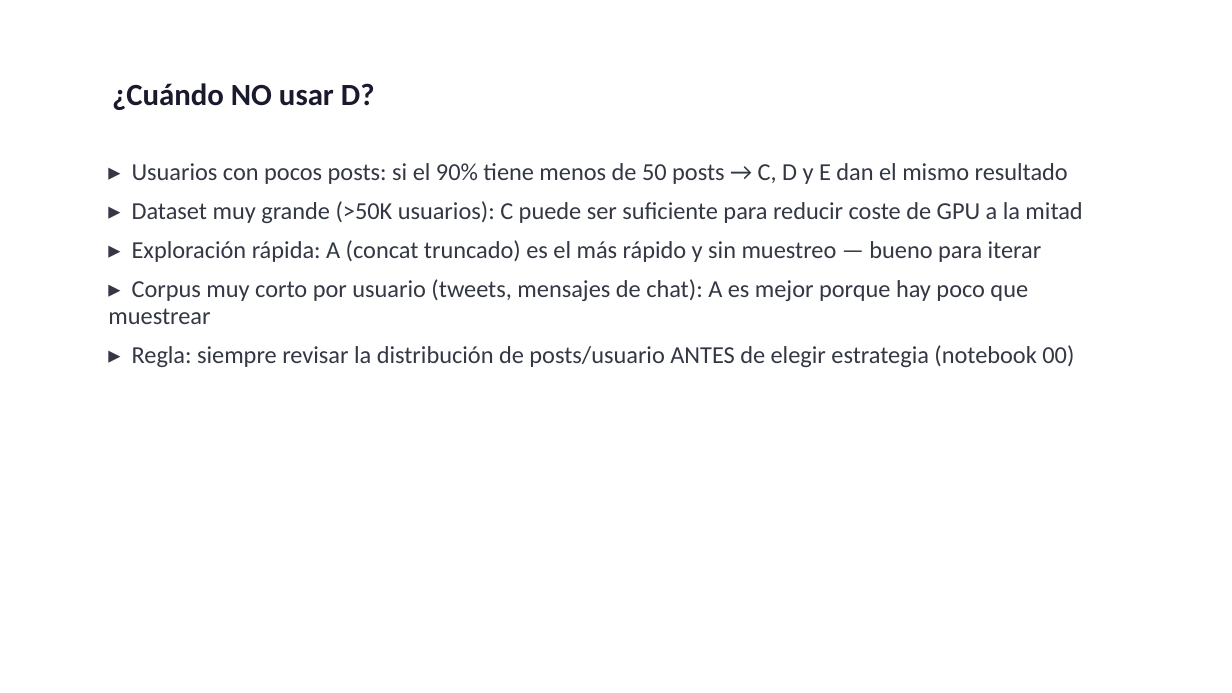
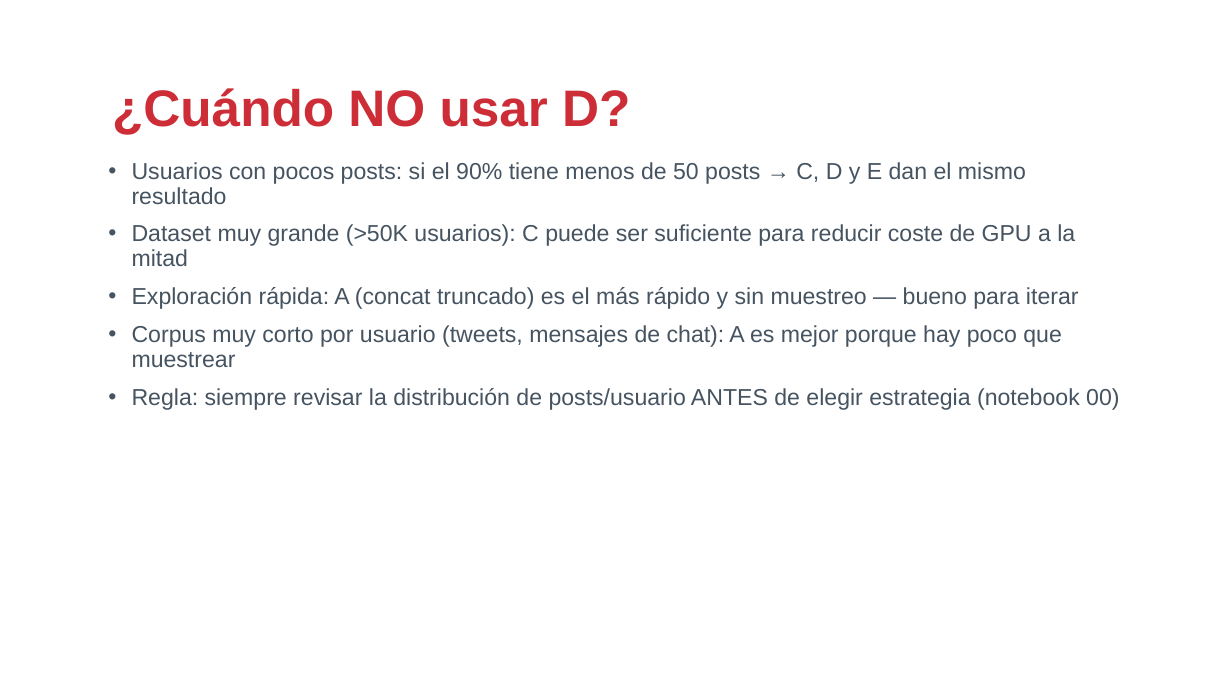
Before and after one commit to drj3ky11/FearOfTheDark, a slide deck: slide 9 of bloque2_ia/csbc26_b2_ia.pptx. Drawn at 1232x693 pixels with LibreOffice and Linux fonts; fonts in the diff are those of the drawing; background and template pictures are left out. Boxes give left, top, right and bottom in pixels: in the first picture for what was removed or moved away, otherwise in the second. Text is boxed around its words. In the diff, an @@ line names an element or a change of style, - is before the commit and + after.

```diff
--- a/bloque2_ia/csbc26_b2_ia.pptx
+++ b/bloque2_ia/csbc26_b2_ia.pptx
@@ text "¿Cuándo NO usar D?" at box(112, 88, 630, 135): size 24 to 40 pt, font Calibri to Arial, text colour #1A1A2E to #CD2D37 @@
@@ text at box(132, 162, 1119, 410): text changed; size 19 to 18 pt; font Calibri to Arial; text colour #333844 to #465461 @@
-▸ Usuarios con pocos posts: si el 90% tiene menos de 50 posts → C, D y E dan el mismo resultado
-▸ Dataset muy grande (>50K usuarios): C puede ser suficiente para reducir coste de GPU a la mitad
-▸ Exploración rápida: A (concat truncado) es el más rápido y sin muestreo — bueno para iterar
-▸ Corpus muy corto por usuario (tweets, mensajes de chat): A es mejor porque hay poco que muestrear
-▸ Regla: siempre revisar la distribución de posts/usuario ANTES de elegir estrategia (notebook 00)
+• Usuarios con pocos posts: si el 90% tiene menos de 50 posts → C, D y E dan el mismo resultado
+• Dataset muy grande (>50K usuarios): C puede ser suficiente para reducir coste de GPU a la mitad
+• Exploración rápida: A (concat truncado) es el más rápido y sin muestreo — bueno para iterar
+• Corpus muy corto por usuario (tweets, mensajes de chat): A es mejor porque hay poco que muestrear
+• Regla: siempre revisar la distribución de posts/usuario ANTES de elegir estrategia (notebook 00)
```
Also in this commit, not shown: 16 other slides changed, 7 other files.
